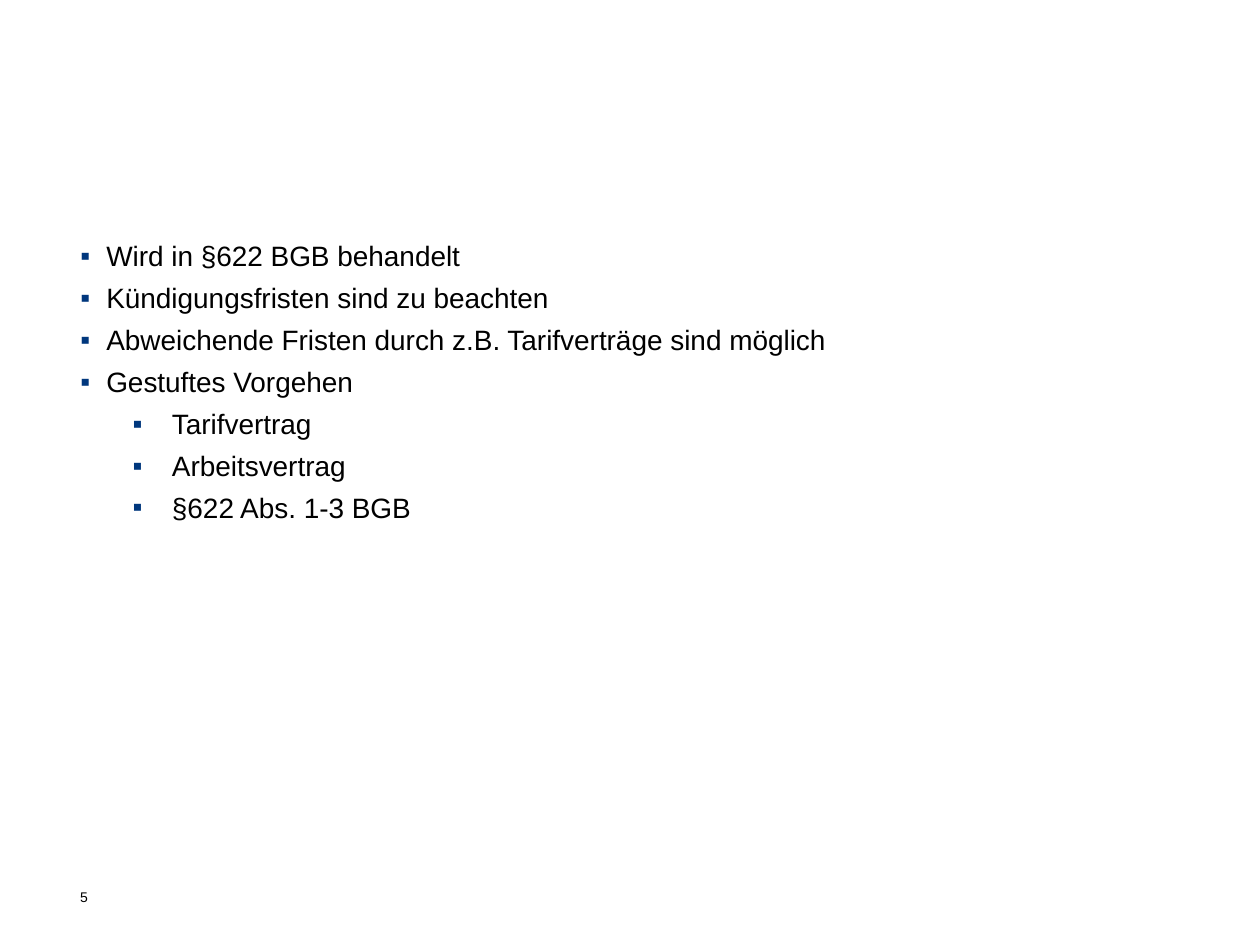
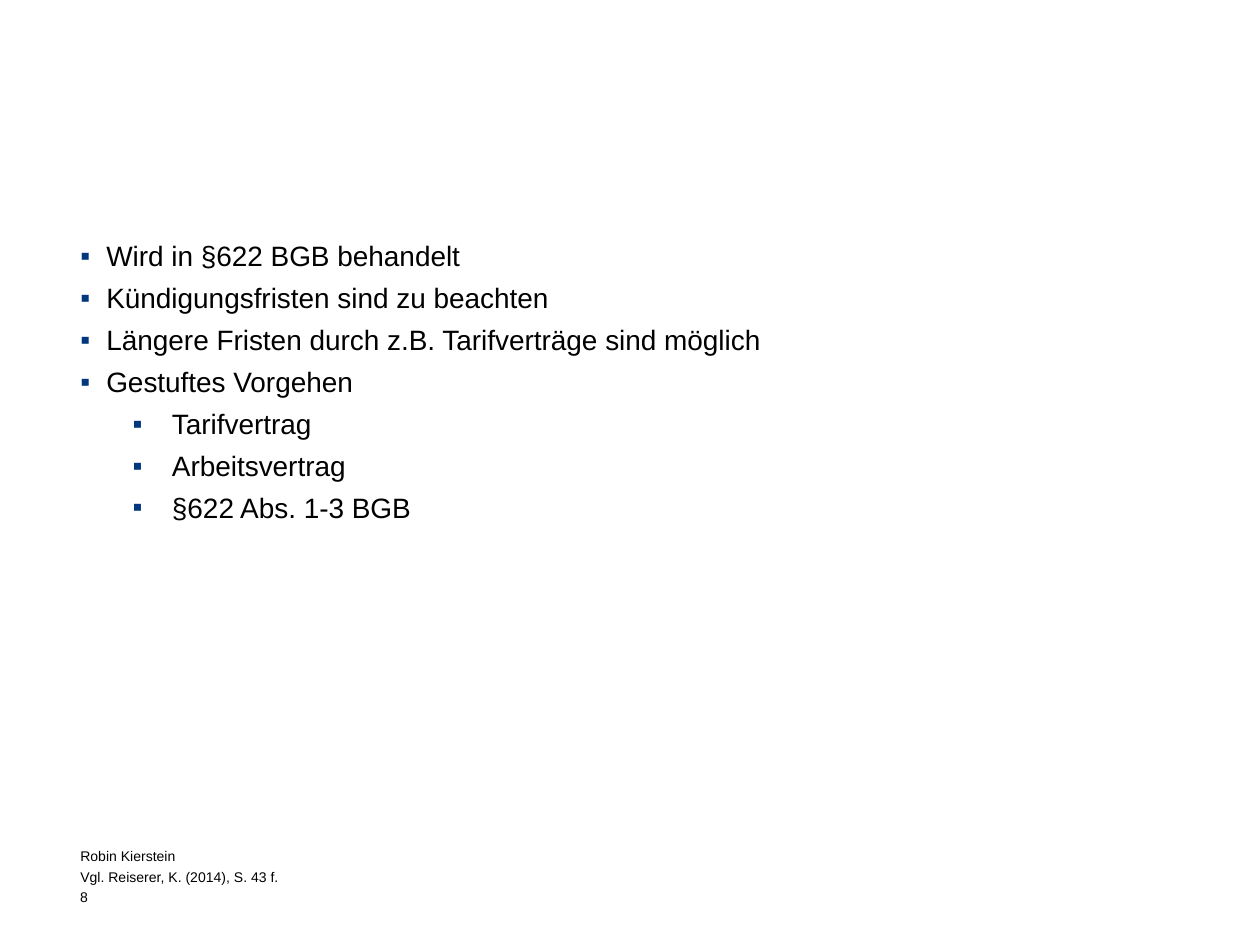
Before and after one commit to Debkou/Weorkshop, a slide deck: slide 8 of Führung Folien Robin.pptx (slide 5 before the commit). Drawn at 1260x945 pixels with LibreOffice and Linux fonts; fonts in the diff are those of the drawing; background and template pictures are left out. Boxes give left, top, right and bottom in pixels: in the first picture for what was removed or moved away, otherwise in the second. Text is boxed around its words. In the diff, an @@ line names an element or a change of style, - is before the commit and + after.

```diff
--- a/Führung Folien Robin.pptx
+++ b/Führung Folien Robin.pptx
@@ text at (106, 329, 760, 355): text changed @@
-▪ Abweichende Fristen durch z.B. Tarifverträge sind möglich
+▪ Längere Fristen durch z.B. Tarifverträge sind möglich
@@ text added at (80, 851, 279, 885), 8 pt, text #000000 @@
+Robin Kierstein
+Vgl. Reiserer, K. (2014), S. 43 f.
@@ page number at (80, 892, 88, 902): text changed @@
-5
+8
```
Also in this commit, not shown: 10 other slides changed, 9 slides added.
